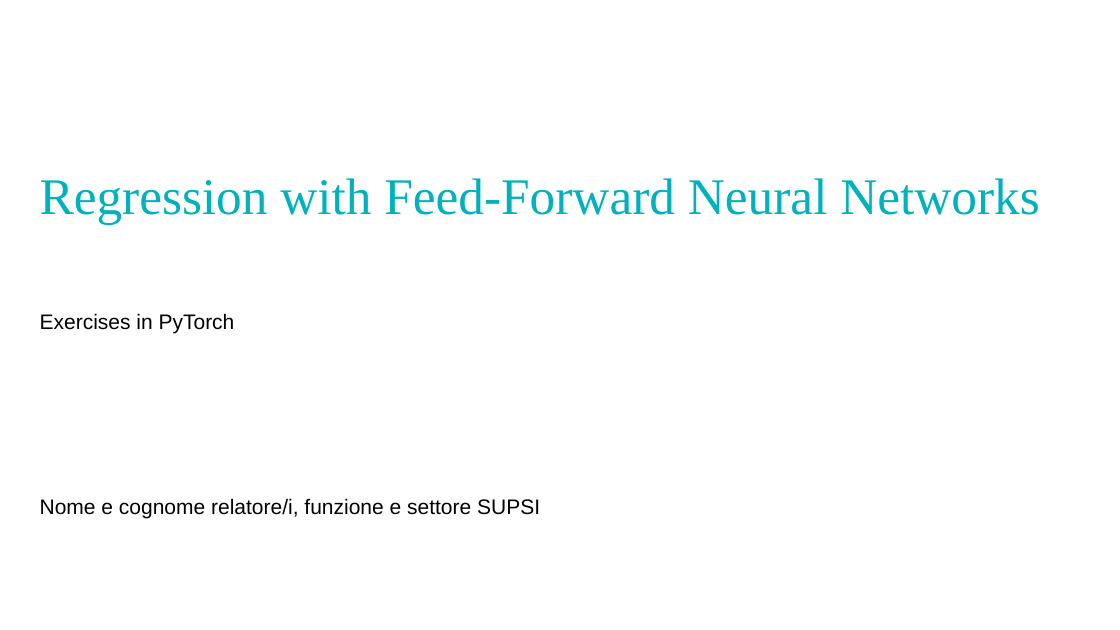
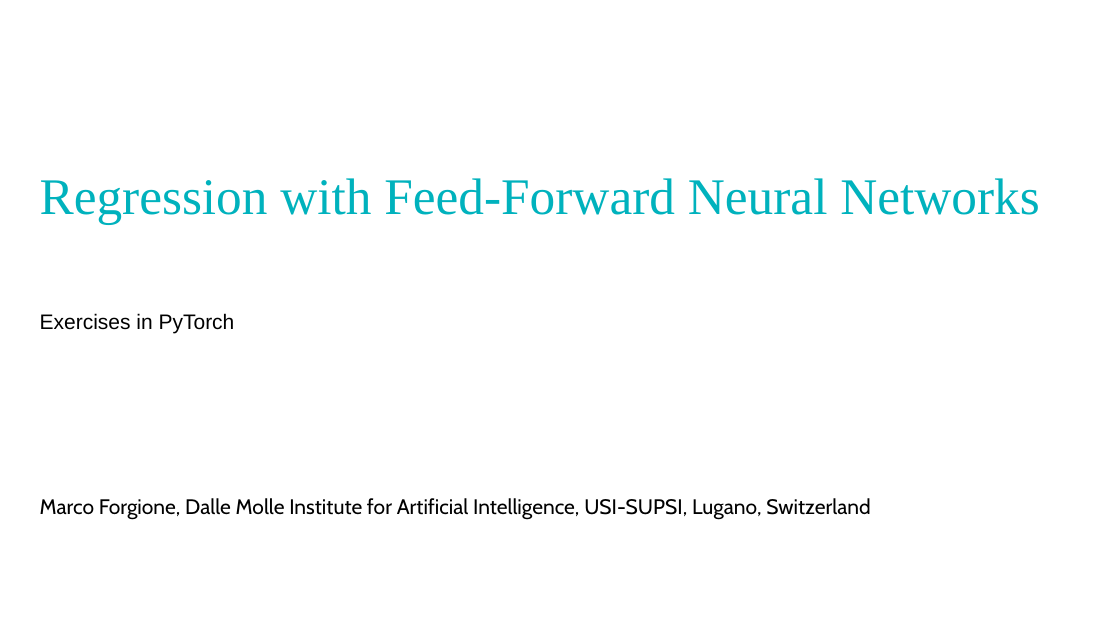
Before and after one commit to PatrykBBB/dl-sysid-eeci2025, a slide deck: slide 1 of exercises/regression/regression_exercises.pptx. Drawn at 1120x630 pixels with LibreOffice and Linux fonts; fonts in the diff are those of the drawing; background and template pictures are left out. Boxes give left, top, right and bottom in pixels: in the first picture for what was removed or moved away, otherwise in the second. Text is boxed around its words. In the diff, an @@ line names an element or a change of style, - is before the commit and + after.

Commit message:
added regression exercises

```diff
--- a/exercises/regression/regression_exercises.pptx
+++ b/exercises/regression/regression_exercises.pptx
@@ text at (40, 498, 870, 520): text changed; font Arial to Cabin @@
-Nome e cognome relatore/i, funzione e settore SUPSI
+Marco Forgione, Dalle Molle Institute for Artificial Intelligence, USI-SUPSI, Lugano, Switzerland
```
Also in this commit, not shown: 1 other slide changed, 1 other file.
